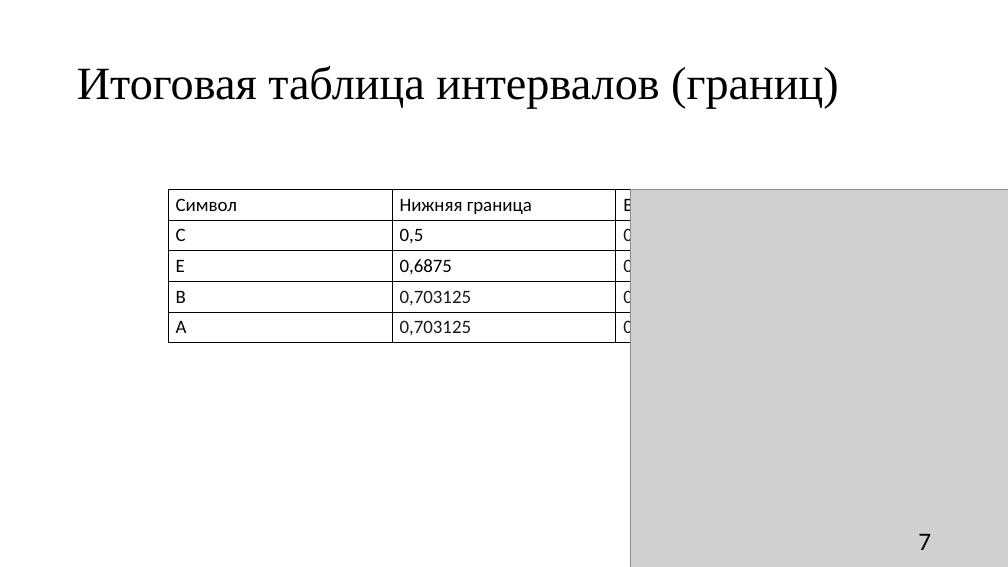
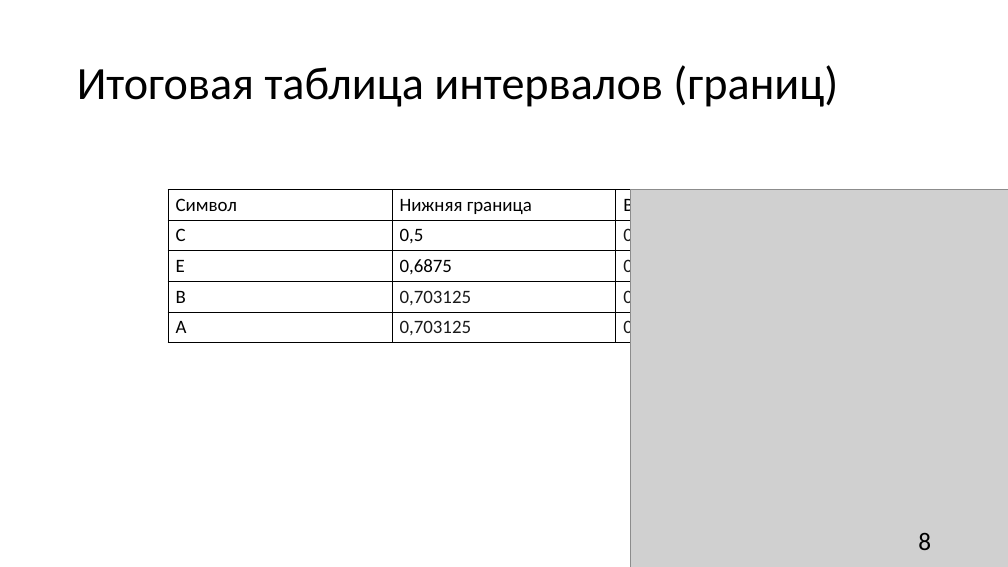
Before and after one commit to bezzzna/Algoritm, a slide deck: slide 8 of Arithmetic coding.pptx (slide 7 before the commit). Drawn at 1008x567 pixels with LibreOffice and Linux fonts; fonts in the diff are those of the drawing; grey boxes stand for pictures. Boxes give left, top, right and bottom in pixels: in the first picture for what was removed or moved away, otherwise in the second. Text is boxed around its words. In the diff, an @@ line names an element or a change of style, - is before the commit and + after.

```diff
--- a/Arithmetic coding.pptx
+++ b/Arithmetic coding.pptx
@@ title "Итоговая таблица интервалов (границ)" at (77,65,838,107): font Times New Roman to Calibri @@
@@ page number at (918,532,931,550): text changed @@
-7
+8
```
Also in this commit, not shown: 6 other slides changed, 5 slides added, 4 slides removed.
